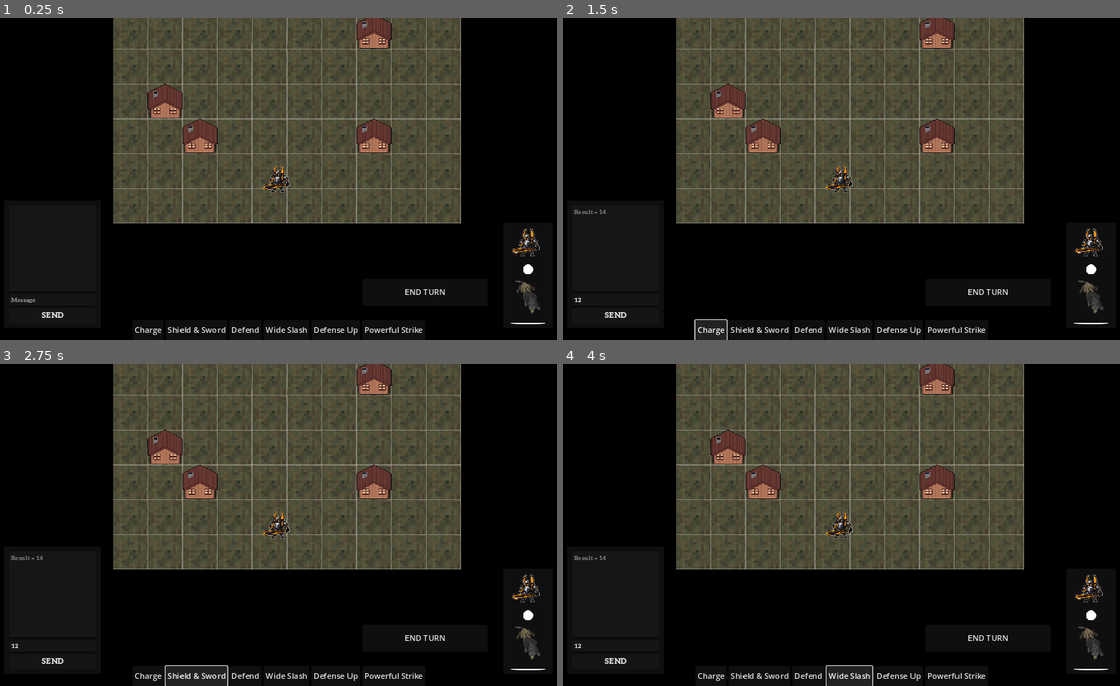
Above: before the commit, frames 1-4 (two rows, left to right).
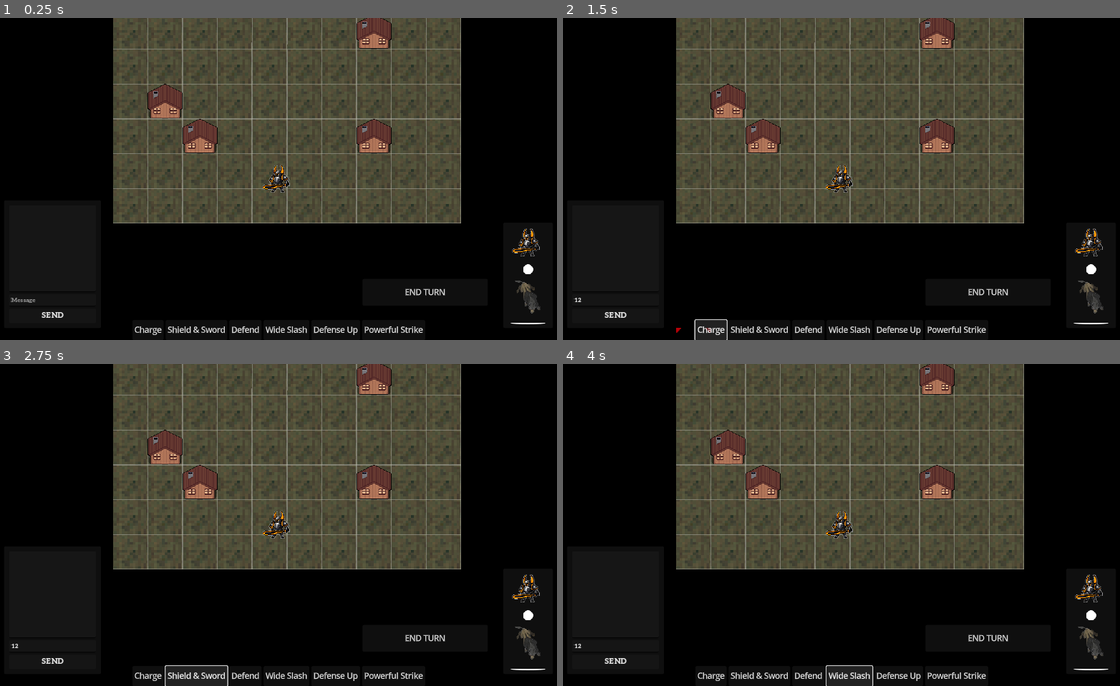
Above: after the commit, the same moments.

Repository: Valar1415/Seed
Game: Godot game, scene res://world.tscn
Same seed, same stepped clock (60 frames per second), same inputs: the game is played once before the commit and once after it.
Inputs (mouse positions are in pixels of both pictures, inside the frame that each line leads up to):
- Up to frame 1 (0.25 s): no input
- Up to frame 2 (1.5 s): click (613, 301) at 0.52 s; type "12" at 0.6 s; click "Charge" at 1.25 s
- Up to frame 3 (2.75 s): click "Shield & Sword" at 2 s
- Up to frame 4 (4 s): click "Defend" at 2.75 s; click "Wide Slash" at 3.5 s

The runs differ from the first frame. In frame 1, 0.6% of the frame differs, in the area x 24-80%, y 84-99%; in frame 2, 0.6%, in the area x 1-80%, y 59-99%; in frame 3, 0.6%; in frame 4, 0.6%.
Error after the commit: Invalid call. Nonexistent function 'roll_dice' in base 'Node2D (world.gd)'. (res://Characters/PCs/player.gd:133)

Commit message:
targeting + abilitiy1

Diff:
--- a/Characters/NPCs/wolf.gd
+++ b/Characters/NPCs/wolf.gd
@@ -1,6 +1,4 @@
 extends Area2D
-
-
 
 @export var max_health := 24
 @export var health := 24
@@ -11,6 +9,6 @@
 func take_damage(amount):
 	health -= amount
 	%HealthBar.value = health
-	%HealthLbl.text = str("health" + "/" + "max_health")
+	%HealthLbl.text = str(health, "/", max_health)
 	if health <= 0:
 		%DeathIcon.show()
--- a/Characters/PCs/player.gd
+++ b/Characters/PCs/player.gd
@@ -2,16 +2,41 @@
 
 signal turn_end
 
-@onready var tile_map: TileMap = $"../TileMap"
+@onready var tile_map: Node2D = $"../TileMap"
 @onready var tileMap_ground: TileMapLayer = $"../TileMap/Ground"
 @onready var world = $".."
+@onready var target_icon: Sprite2D = $TargetIcon
+@onready var raycast: RayCast2D = $RayCast2D
+
+## ATTRIBUTES
+var movement: int = 1
+var rolls: int = 1
+
+## ABILITIES
+enum Abilities {A0,A1,A2,A3,A4,A5,A6}
+
+var current_ability: Abilities = Abilities.A0
+var targeting_active: bool = false
+var dice_result: int = 0
 
 var turn := false
-var chat_active := true
+var chat_inactive := true
+
+func _process(delta) -> void:
+	var mouse_pos = get_global_mouse_position()
+	var mouse_local_pos = tileMap_ground.to_local(mouse_pos)
+	var tile_pos: Vector2i = tileMap_ground.local_to_map(mouse_local_pos)
+
+
+	if target_icon.visible:
+		target_icon.global_position = tileMap_ground.map_to_local(tile_pos)
+		raycast.target_position = tileMap_ground.map_to_local(tile_pos) - global_position
+		raycast.enabled = true
+
 
 
 func _input(event: InputEvent) -> void:
-	if turn and chat_active:
+	if turn and chat_inactive and movement:
 		if event.is_action_pressed("ui_up"):
 			move(Vector2.UP)
 		elif event.is_action_pressed("ui_down"):
@@ -29,6 +54,23 @@
 		if !Rect2(Vector2(0,0), %Message.get_size()).has_point(evLocal.position):
 			%Message.release_focus()
 
+		if targeting_active:
+			# Calculate the mouse position in the TileMap's local space
+			var mouse_pos = get_global_mouse_position()
+			var mouse_local_pos = tileMap_ground.to_local(mouse_pos)
+			var tile_pos = tileMap_ground.local_to_map(mouse_local_pos)
+
+			# Execute the ability with the target tile position
+			var target_pos = Vector2(tile_pos.x, tile_pos.y)
+			var target_enemy = raycast.get_collider()
+
+			if rolls > 0:
+				execute_ability(current_ability, target_pos, target_enemy)
+
+			# Deactivate targeting
+			targeting_active = false
+			target_icon.visible = false
+			raycast.enabled = false
 
 func move(direction: Vector2):
 	var current_tile: Vector2i = tileMap_ground.local_to_map(global_position)
@@ -47,21 +89,58 @@
 
 
 	global_position = tileMap_ground.map_to_local(target_tile)
+	movement -= 1
 
+func execute_ability(ability: Abilities, target_pos: Vector2,
+target_enemy) -> void:
+	print("Ability executed at position: ", target_pos)
+	print("target enemy name: ", target_enemy)
+	if target_enemy != null:
+		match ability:
+			Abilities.A1:
+				var result = roll_dice("1d12 + 1d6")
+				target_enemy.take_damage(result)
+				rolls -= 1
 
 func _on_end_turn_button_pressed() -> void:
 	emit_signal("turn_end")
 
 
 func _on_message_focus_entered() -> void:
-	chat_active = false
+	chat_inactive = false
 
 func _on_message_focus_exited() -> void:
-	chat_active = true
+	chat_inactive = true
 
 
 
 ## ABILITIES
 
+func roll_dice(dice):
+	var result = DiceRoll.roll(dice)
+	print(result)
+	if result != 0:
+		world.type_dice_result(result)
+		return result
+
 func _on_a_1_pressed() -> void:
+	#world.roll_dice("1d12 + 1d6")
+	target_icon.visible = true
+	targeting_active = true
+	current_ability = Abilities.A1
+
+func _on_a_2_pressed() -> void:
+	world.roll_dice("3d4")
+	world.roll_dice("2d6")
+
+func _on_a_3_pressed() -> void:
+	pass
+
+func _on_a_4_pressed() -> void:
 	world.roll_dice("1d12 + 1d6")
+
+func _on_a_5_pressed() -> void:
+	world.roll_dice("4d6")
+
+func _on_a_6_pressed() -> void:
+	world.roll_dice("2d8 + 1d10 + 1d4")
--- a/Characters/PCs/player.tscn
+++ b/Characters/PCs/player.tscn
@@ -1,7 +1,8 @@
-[gd_scene load_steps=4 format=3 uid="uid://dtvrsm7py3m6y"]
+[gd_scene load_steps=5 format=3 uid="uid://dtvrsm7py3m6y"]
 
 [ext_resource type="Texture2D" uid="uid://b3442xm58r22h" path="res://Characters/PCs/Knighter.png" id="1_ccq13"]
 [ext_resource type="Script" path="res://Characters/PCs/player.gd" id="1_e5ccn"]
+[ext_resource type="Texture2D" uid="uid://xgnsofidqvkm" path="res://temp/Target.png" id="3_57v36"]
 
 [sub_resource type="RectangleShape2D" id="RectangleShape2D_vaaew"]
 size = Vector2(70, 70)
@@ -16,7 +17,18 @@
 [node name="CollisionShape2D" type="CollisionShape2D" parent="."]
 shape = SubResource("RectangleShape2D_vaaew")
 
+[node name="RayCast2D" type="RayCast2D" parent="."]
+enabled = false
+collision_mask = 7
+collide_with_areas = true
+collide_with_bodies = false
+
 [node name="Camera2D" type="Camera2D" parent="."]
+
+[node name="TargetIcon" type="Sprite2D" parent="."]
+visible = false
+top_level = true
+texture = ExtResource("3_57v36")
 
 [node name="CanvasLayer" type="CanvasLayer" parent="."]
 layer = 2
@@ -74,3 +86,8 @@
 
 [connection signal="pressed" from="CanvasLayer/EndTurnButton" to="." method="_on_end_turn_button_pressed"]
 [connection signal="pressed" from="CanvasLayer/Abilities/A1" to="." method="_on_a_1_pressed"]
+[connection signal="pressed" from="CanvasLayer/Abilities/A2" to="." method="_on_a_2_pressed"]
+[connection signal="pressed" from="CanvasLayer/Abilities/A3" to="." method="_on_a_3_pressed"]
+[connection signal="pressed" from="CanvasLayer/Abilities/A4" to="." method="_on_a_4_pressed"]
+[connection signal="pressed" from="CanvasLayer/Abilities/A5" to="." method="_on_a_5_pressed"]
+[connection signal="pressed" from="CanvasLayer/Abilities/A6" to="." method="_on_a_6_pressed"]
--- a/project.godot
+++ b/project.godot
@@ -23,6 +23,10 @@
 
 window/stretch/mode="canvas_items"
 window/stretch/aspect="expand"
+
+[gui]
+
+theme/default_font_multichannel_signed_distance_field=true
 
 [input]
 
--- a/world.gd
+++ b/world.gd
@@ -22,6 +22,8 @@
 
 func ally_turn_start():
 	player.turn = true
+	player.movement = 1
+	player.rolls = 1
 	print("ally turn")
 
 
@@ -42,15 +44,20 @@
 	if message.text != "":
 		chatbox.text += str("Knighter: ", message.text, "\n")
 		chatbox.scroll_vertical = chatbox.get_line_height()
-		roll_dice(message.text)
+		player.roll_dice(message.text)
 		message.text = ""
 
 
-func roll_dice(dice):
-	var result = DiceRoll.roll(dice)
-	print(result)
-	if result != 0:
+func type_dice_result(result):
 		chatbox.text += str("Result = ", result, "\n")
+		chatbox.scroll_vertical = chatbox.get_line_height()
+
+#func roll_dice(dice): # ovo je bilo prije nego smo trebali passat value abilitiu
+	#var result = DiceRoll.roll(dice)
+	#print(result)
+	#if result != 0:
+		#chatbox.text += str("Result = ", result, "\n")
+		#chatbox.scroll_vertical = chatbox.get_line_height()
 
 
 #func pass_initiative(init):
--- a/world.tscn
+++ b/world.tscn
@@ -15,8 +15,7 @@
 [node name="World" type="Node2D"]
 script = ExtResource("1_o32pj")
 
-[node name="TileMap" type="TileMap" parent="."]
-format = 2
+[node name="TileMap" type="Node2D" parent="."]
 metadata/_edit_lock_ = true
 
 [node name="Bounds" type="TileMapLayer" parent="TileMap"]
@@ -140,3 +139,5 @@
 [connection signal="focus_entered" from="GUI/PanelContainer/MarginContainer/VBoxContainer/Message" to="Player" method="_on_message_focus_entered"]
 [connection signal="focus_exited" from="GUI/PanelContainer/MarginContainer/VBoxContainer/Message" to="Player" method="_on_message_focus_exited"]
 [connection signal="pressed" from="GUI/PanelContainer/MarginContainer/VBoxContainer/Send" to="." method="_on_send_pressed"]
+
+[editable path="Player"]
Binary file added: temp/Target.png
Not shown, added: temp/Target.png.import
